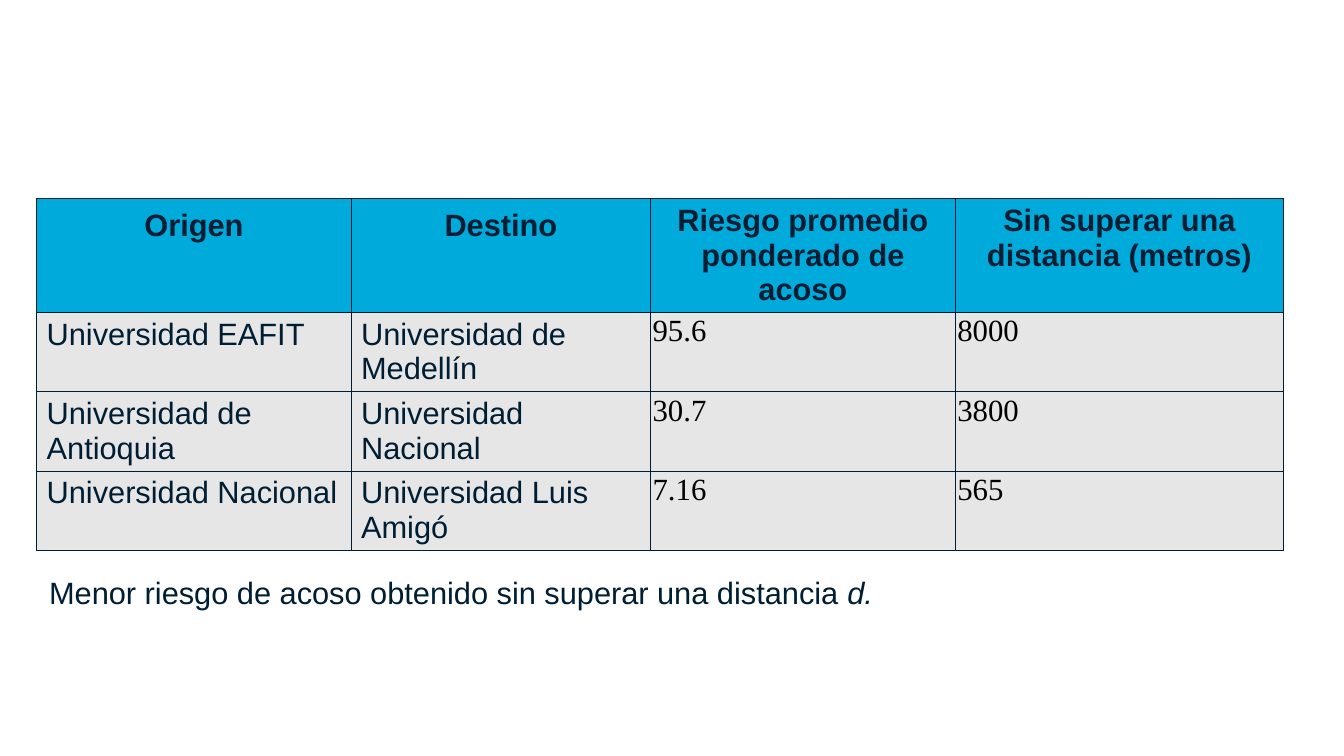
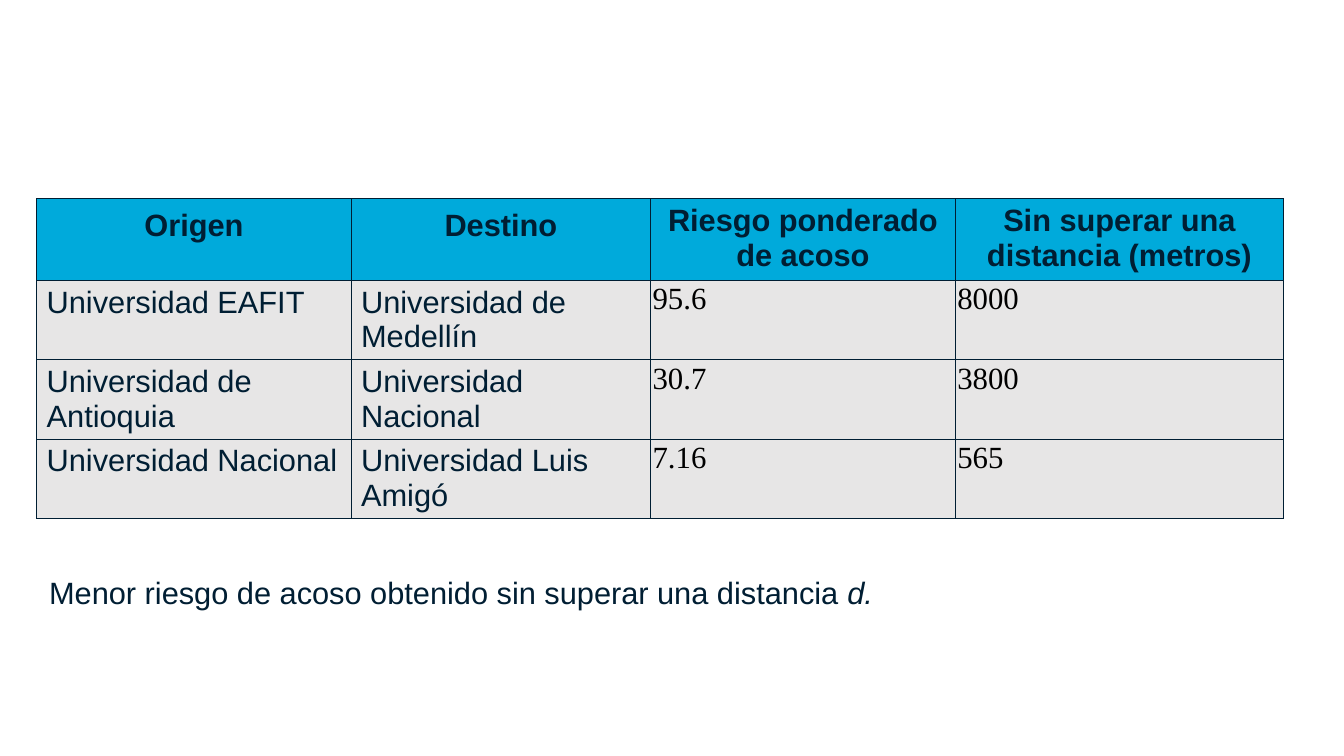
Before and after one commit to DanielPalacios05/ST0247-02, a slide deck: slide 9 of proyecto/informe/entrega3/Diapositivas Datos 2 Entrega 3.pptx. Drawn at 1344x756 pixels with LibreOffice and Linux fonts; fonts in the diff are those of the drawing; background and template pictures are left out. Boxes give left, top, right and bottom in pixels: in the first picture for what was removed or moved away, otherwise in the second. Text is boxed around its words. In the diff, an @@ line names an element or a change of style, - is before the commit and + after.

```diff
--- a/proyecto/informe/entrega3/Diapositivas Datos 2 Entrega 3.pptx
+++ b/proyecto/informe/entrega3/Diapositivas Datos 2 Entrega 3.pptx
@@ table at (37,199,1285,534) @@
-row 1, column 3: Riesgo promedio ponderado de acoso
+row 1, column 3: Riesgo ponderado de acoso
```
Also in this commit, not shown: 2 other slides changed, 1 other file.
